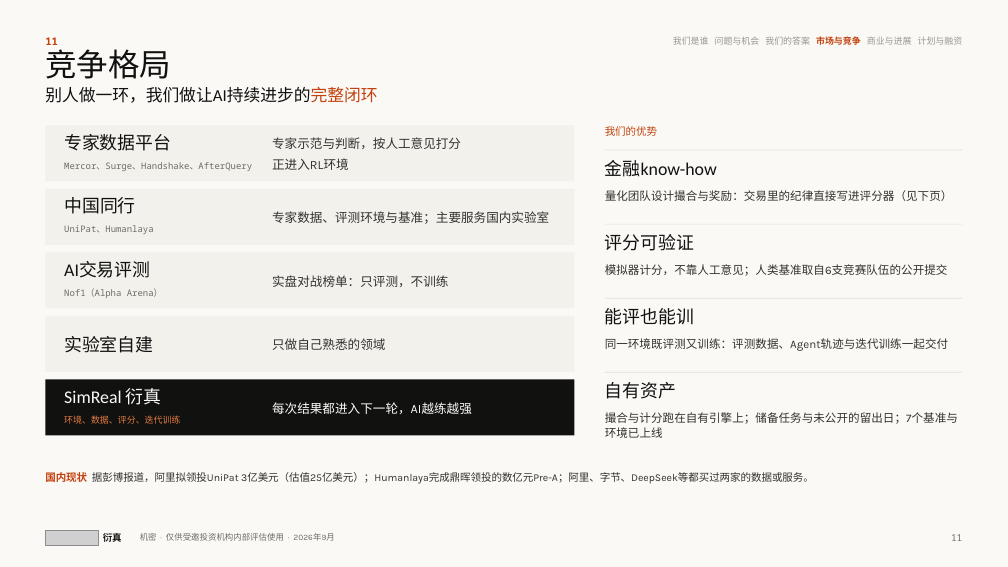
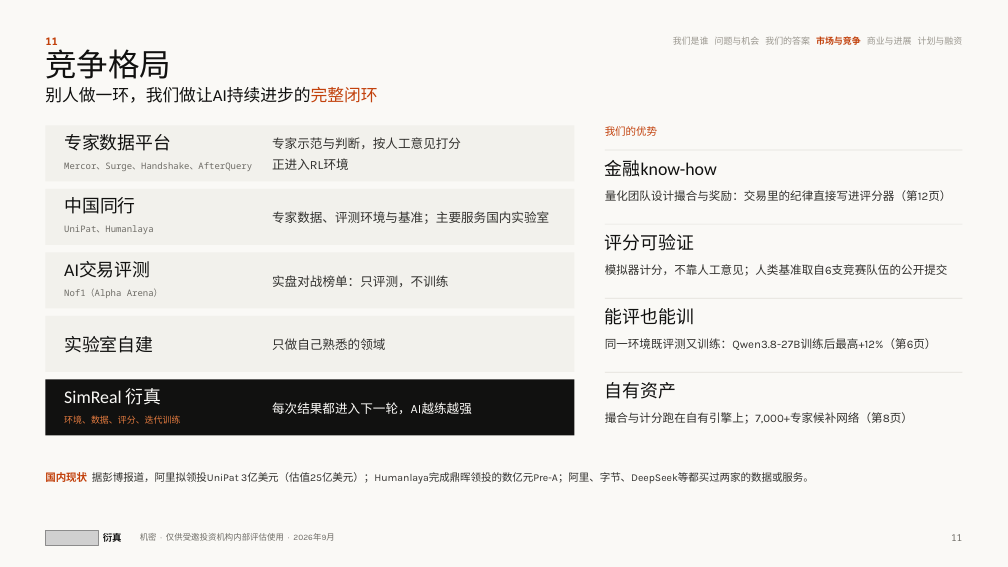
Before and after one commit to wangchen0802/Delta1, a slide deck: slide 11 of SimReal-BP-v34.pptx. Drawn at 1008x567 pixels with LibreOffice and Linux fonts; fonts in the diff are those of the drawing; grey boxes stand for pictures. Boxes give left, top, right and bottom in pixels: in the first picture for what was removed or moved away, otherwise in the second. Text is boxed around its words. In the diff, an @@ line names an element or a change of style, - is before the commit and + after.

```diff
--- a/SimReal-BP-v34.pptx
+++ b/SimReal-BP-v34.pptx
@@ text at box(605, 190, 952, 201): text changed @@
-量化团队设计撮合与奖励：交易里的纪律直接写进评分器（见下页）
+量化团队设计撮合与奖励：交易里的纪律直接写进评分器（第12页）
@@ text at box(605, 338, 937, 350): text changed @@
-同一环境既评测又训练：评测数据、Agent轨迹与迭代训练一起交付
+同一环境既评测又训练：Qwen3.8-27B训练后最高+12%（第6页）
@@ text at box(605, 412, 913, 424): text changed @@
-撮合与计分跑在自有引擎上；储备任务与未公开的留出日；7个基准与环境已上线
+撮合与计分跑在自有引擎上；7,000+专家候补网络（第8页）
```
Also in this commit, not shown: 9 other slides changed, 8 other files.
